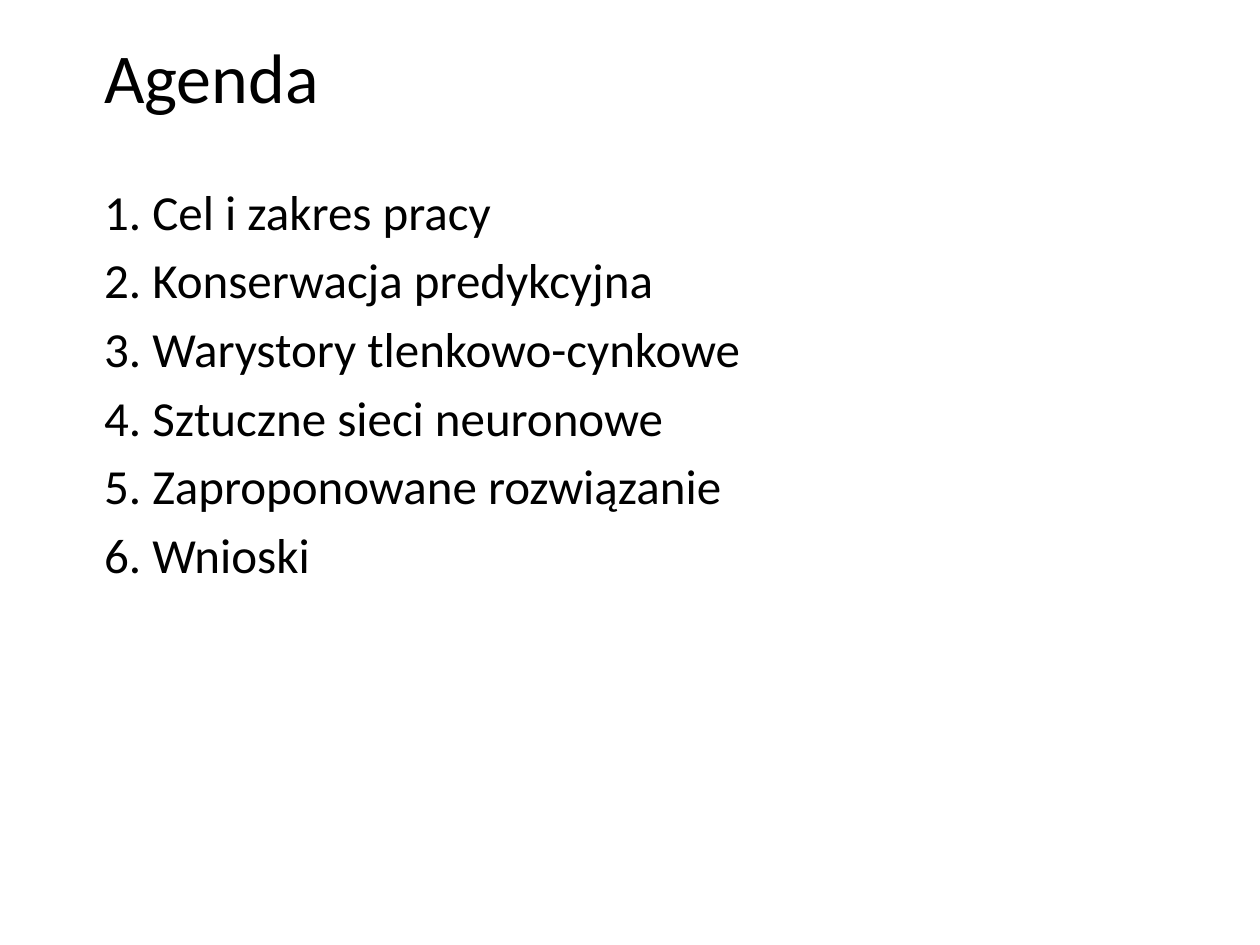
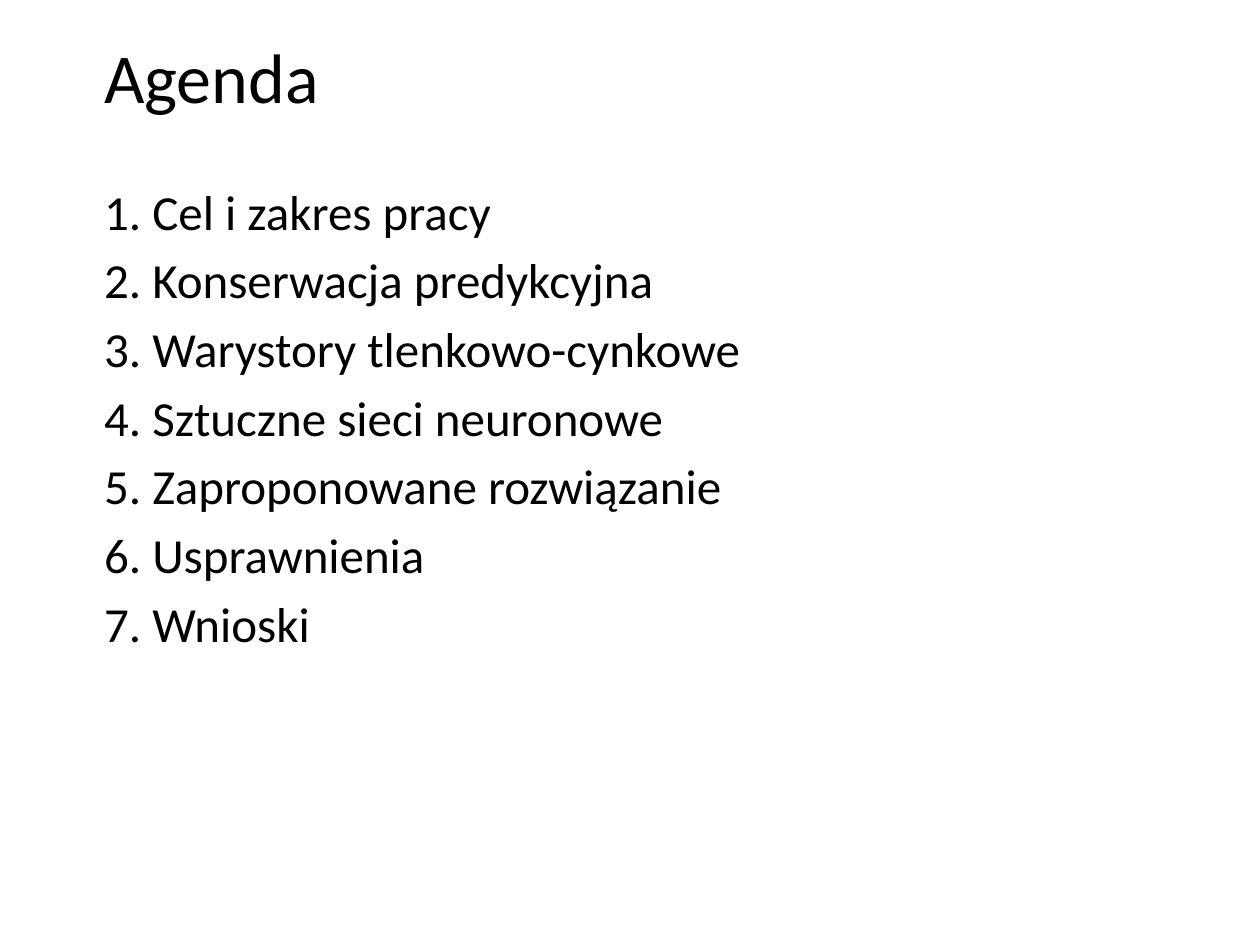
Before and after one commit to r-zareba/praca_inzynierska, a slide deck: slide 2 of 238657_prezentacja.pptx. Drawn at 1260x945 pixels with LibreOffice and Linux fonts; fonts in the diff are those of the drawing; background and template pictures are left out. Boxes give left, top, right and bottom in pixels: in the first picture for what was removed or moved away, otherwise in the second. Text is boxed around its words. In the diff, an @@ line names an element or a change of style, - is before the commit and + after.

```diff
--- a/238657_prezentacja.pptx
+++ b/238657_prezentacja.pptx
@@ text at (104, 539, 424, 643): text changed @@
-6. Wnioski
+6. Usprawnienia
+7. Wnioski
```
Also in this commit, not shown: 6 other slides changed, 3 slides added, 4 slides removed, 1 other file.
